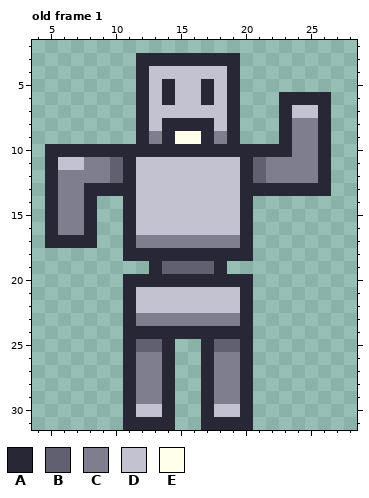
Two states of a pixel-art file, TestGFX/Robots.aseprite. The picture above is the old version.
32x32 pixels, 11 frames. Shown: old frame 1: x 4..28, y 2..31. The commit also changed other frames, which this record leaves out.
Palette (. is transparent): A #272736  B #606070  C #7e7e8f  D #c2c2d1  E #ffffeb
Pixels before, old frame 1, first column x 5:
 3 .......AAAAAAAA.......
 4 .......ADDDDDDA.......
 5 .......ADADDADA.......
 6 .......ADADDADA...AAAA
 7 .......ADDDDDDA...ADDA
 8 .......ADAAAADA...ACCA
 9 .......ACAEEACA...ACCA
10 AAAAAAAAAAAAAAAAAAACCA
11 ADDCCBADDDDDDDDABCCCCA
12 ACCCCBADDDDDDDDABCCCCA
13 ACCAAAADDDDDDDDAAAAAAA
14 ACCA..ADDDDDDDDA......
15 ACCA..ADDDDDDDDA......
16 ACCA..ADDDDDDDDA......
17 AAAA..ACCCCCCCCA......
18 ......AAAAAAAAAA......
19 ........ABBBBA........
20 ......AAAAAAAAAA......
21 ......ADDDDDDDDA......
22 ......ADDDDDDDDA......
23 ......ACCCCCCCCA......
24 ......AAAAAAAAAA......
25 ......ABBA..ABBA......
26 ......ACCA..ACCA......
27 ......ACCA..ACCA......
28 ......ACCA..ACCA......
29 ......ACCA..ACCA......
30 ......ADDA..ADDA......
31 ......AAAA..AAAA......
Now the later version:
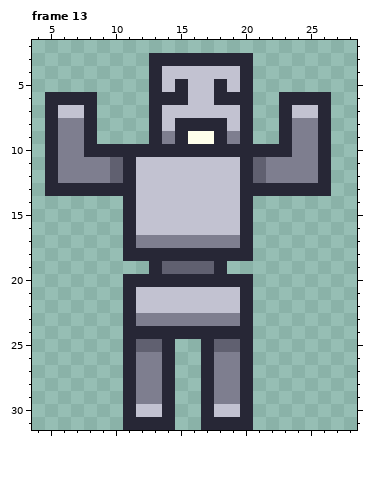
A new or re-ordered frame is compared with the old frame closest to it.
Changes in this commit:
frames 11 -> 13
Changed rows in their new state; - is an unchanged pixel.
Frame 13 is new; against old frame 1:
first column x 5:
 3 -------.-------A
 4 -------.A-----DA
 5 -------.ADA-DADA
 6 AAAA---.A-A-DA-A
 7 ADDA---.A-----DA
 8 ACCA---.AD---ADA
 9 ACCA---.ACA-EACA
10 -CC-------------
11 -CC-------------
13 -AA-------------
14 ....------------
15 ....------------
16 ....------------
17 ....------------
